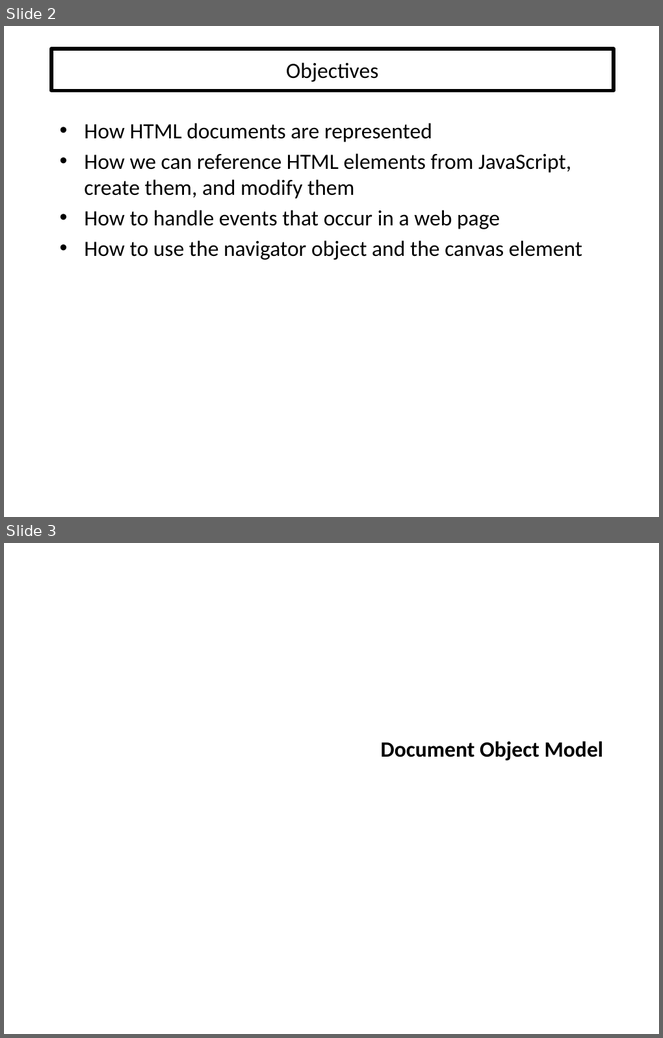
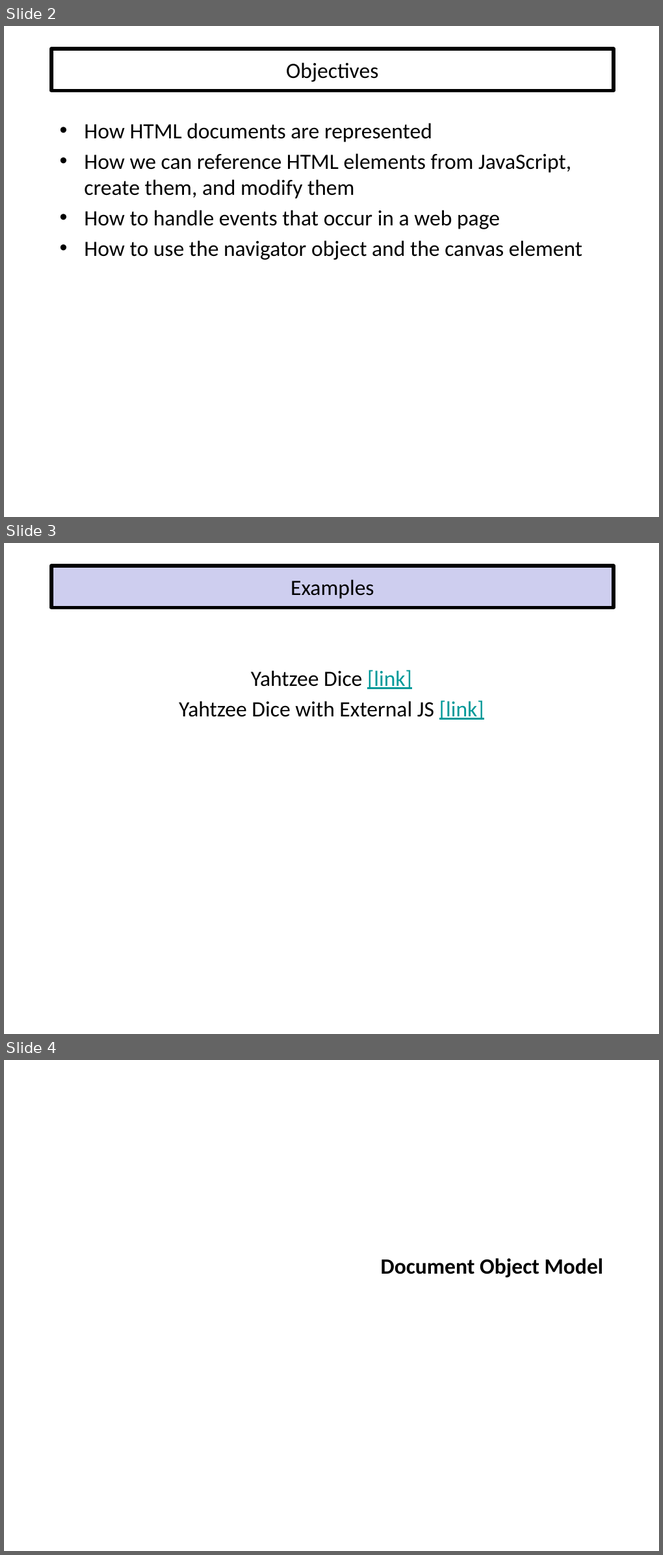
Before and after one commit to EricJPogue/www-epogue-info, a slide deck: CPSC-24700/Presentations/javascript-and-html.pptx. Shown one above the other, each under a label of ours: slides 2 and 3 before the commit, slides 2, 3 and 4 after it. The pictures are 663x1038 and 663x1555 pixels, drawn with LibreOffice and Linux fonts; fonts in the diff are those of the drawing. Boxes give left, top, right and bottom in pixels: in the first picture for what was removed or moved away, otherwise in the second. Text is boxed around its words. In the diff, an @@ line names an element or a change of style, - is before the commit and + after.

```diff
--- a/CPSC-24700/Presentations/javascript-and-html.pptx
+++ b/CPSC-24700/Presentations/javascript-and-html.pptx
@@ slide 3 added at [4, 543, 659, 1034], background #FFFFFF @@
@@ title added at [51, 566, 613, 608], fill #CECEEF, outline #000000 4 pt, 24 pt, text #000000 @@
+Examples
@@ text added at [179, 670, 484, 720], 24 pt, text #000000 @@
+Yahtzee Dice [link]
+Yahtzee Dice with External JS [link]
@@ what was slide 3 is now slide 4 @@
```
Also in this commit, not shown: 4 other files.
